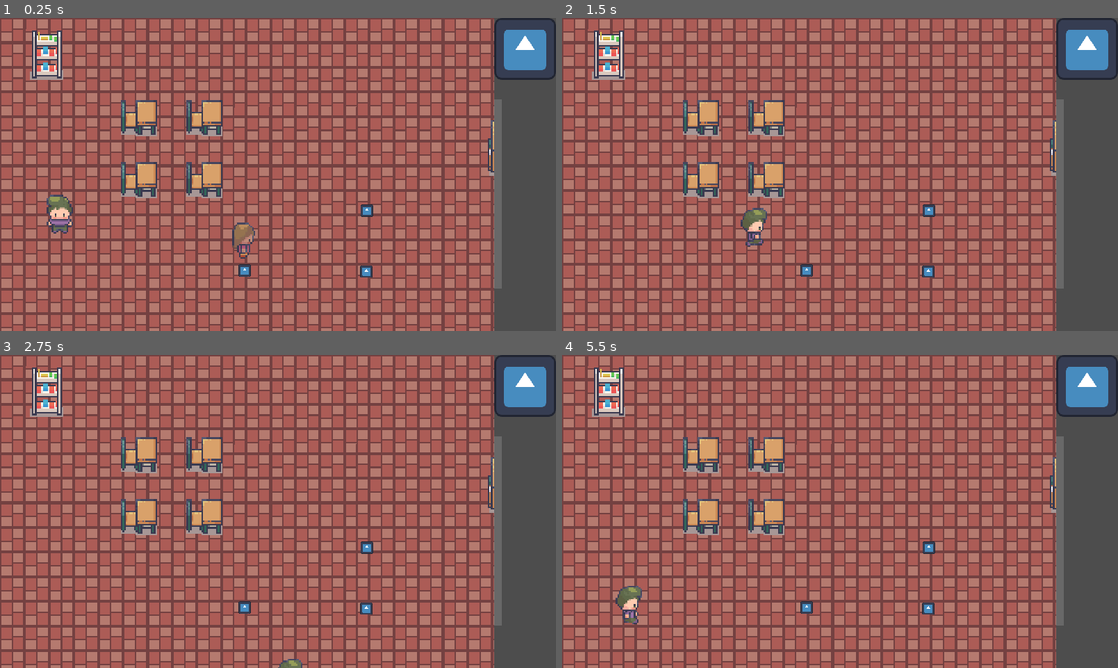
Above: before the commit, frames 1-4 (two rows, left to right).
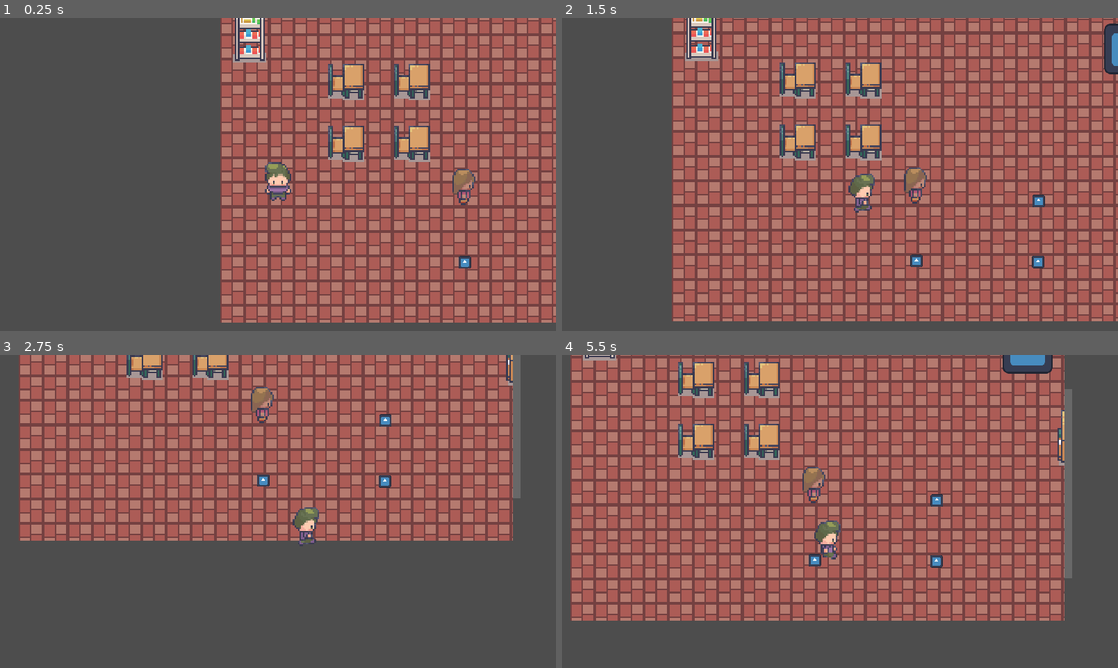
Above: after the commit, the same moments.

Repository: kutayzku/te-ipsum-invenire-game
Game: Godot game, scene res://v0.tscn
Same seed, same stepped clock (60 frames per second), same inputs: the game is played once before the commit and once after it. The engine's default icon, where the game draws it, is replaced by a stand-in: a white triangle on a blue panel in a dark square.
Inputs:
- Up to frame 1 (0.25 s): no input
- Up to frame 2 (1.5 s): hold Right (ui_right) 0.53-1.28 s; hold Down (ui_down) from 1.28 s (still down)
- Up to frame 3 (2.75 s): release Down (ui_down) at 2.03 s; hold Right (ui_right) from 2.03 s (still down)
- Up to frame 4 (5.5 s): release Right (ui_right) at 2.78 s; hold Up (ui_up) 2.78-3.53 s; hold Left (ui_left) 3.53-5.03 s; hold Down (ui_down) from 5.03 s (still down)

The runs differ from the first frame. In frame 1, 89% of the frame differs, in the area x 0-100%, y 0-100%; in frame 2, 64%; in frame 3, 80%; in frame 4, 76%.

Commit message:
npc  move yapılacak
o yeeeeeee ???!!!

Diff:
--- a/Characters/Player/player.gd
+++ b/Characters/Player/player.gd
@@ -61,5 +61,5 @@
 			animatonPlayer.play("IdleDown")
 			velocity = velocity.move_toward(Vector2.ZERO, FRICTION * delta)
 
-	print(velocity)
+	#print(velocity)
 	move_and_slide()
--- a/Characters/Player/player.tscn
+++ b/Characters/Player/player.tscn
@@ -180,7 +180,7 @@
 script = ExtResource("1_jpoot")
 
 [node name="Sprite2D" type="Sprite2D" parent="."]
-position = Vector2(4, -1)
+position = Vector2(0.200013, -51.9227)
 scale = Vector2(3.4, 3.50483)
 texture = ExtResource("2_txdww")
 hframes = 24
@@ -188,8 +188,7 @@
 frame = 3
 
 [node name="CollisionShape2D" type="CollisionShape2D" parent="."]
-visible = false
-position = Vector2(4, 41)
+position = Vector2(0, -8)
 rotation = 1.5708
 shape = SubResource("CapsuleShape2D_jbcj1")
 
@@ -198,3 +197,14 @@
 libraries = {
 "": SubResource("AnimationLibrary_ag6fp")
 }
+
+[node name="Camera2D" type="Camera2D" parent="."]
+position = Vector2(0, -51)
+position_smoothing_enabled = true
+position_smoothing_speed = 10.0
+drag_horizontal_enabled = true
+drag_vertical_enabled = true
+drag_left_margin = 0.05
+drag_top_margin = 0.05
+drag_right_margin = 0.05
+drag_bottom_margin = 0.05
--- a/Characters/dnm NPC/npc_oc_hoca.gd
+++ b/Characters/dnm NPC/npc_oc_hoca.gd
@@ -1,7 +1,22 @@
 extends CharacterBody2D
 
-@export var patrol_direction : Node2D
+var mov_speed = 50.0
+@export var target : Node2D = null
+@onready var navigation_agent_2d: NavigationAgent2D = $NavigationAgent2D
+
+func _ready():
+	call_deferred("hoca_setup")
+
+
+func hoca_setup():
+	await get_tree().physics_frame
+	if target:
+		navigation_agent_2d.target_position = target.global_position
 
 func _physics_process(delta):
-	velocity = patrol_direction.direction * 200
+	if navigation_agent_2d.is_navigation_finished():
+		return
+	var current_agent_pos = navigation_agent_2d.get_next_path_position()
+	var next_path_pos = navigation_agent_2d.get_next_path_position()
+	velocity = current_agent_pos.direction_to(next_path_pos) * mov_speed
 	move_and_slide()
--- a/Characters/dnm NPC/npc_oc_hoca.tscn
+++ b/Characters/dnm NPC/npc_oc_hoca.tscn
@@ -1,27 +1,25 @@
-[gd_scene load_steps=5 format=3 uid="uid://c1q6uuo5ftouh"]
+[gd_scene load_steps=4 format=3 uid="uid://c1q6uuo5ftouh"]
 
 [ext_resource type="Script" path="res://Characters/dnm NPC/npc_oc_hoca.gd" id="1_4pq35"]
 [ext_resource type="Texture2D" uid="uid://3pmrd745260b" path="res://Characters/dnm NPC/Amelia_idle_16x16.png" id="1_o8ev2"]
-[ext_resource type="PackedScene" uid="uid://d4exvr4yd0yyd" path="res://Characters/dnm NPC/patrol.tscn" id="2_45r5g"]
 
-[sub_resource type="CapsuleShape2D" id="CapsuleShape2D_6ew0l"]
-radius = 16.0
-height = 38.0
+[sub_resource type="CapsuleShape2D" id="CapsuleShape2D_pm4i6"]
+height = 22.0
 
-[node name="NPC OC HOCA" type="CharacterBody2D" node_paths=PackedStringArray("patrol_direction")]
-position = Vector2(528, 208)
+[node name="NPC OC HOCA" type="CharacterBody2D"]
+position = Vector2(533, 208)
 script = ExtResource("1_4pq35")
-patrol_direction = NodePath("patrol")
 
 [node name="Sprite2D" type="Sprite2D" parent="."]
+position = Vector2(1.20001, -44.6)
 scale = Vector2(3.4, 3.4)
 texture = ExtResource("1_o8ev2")
 hframes = 4
 
 [node name="CollisionShape2D" type="CollisionShape2D" parent="."]
-position = Vector2(-1, 39)
-rotation = 1.5708
-shape = SubResource("CapsuleShape2D_6ew0l")
+position = Vector2(0, 7.62939e-06)
+rotation = -1.57079
+shape = SubResource("CapsuleShape2D_pm4i6")
 
-[node name="patrol" parent="." instance=ExtResource("2_45r5g")]
-group_name = "Oc hoca"
+[node name="NavigationAgent2D" type="NavigationAgent2D" parent="."]
+debug_enabled = true
--- a/Interiors/Save Branch/sıra.tscn
+++ b/Interiors/Save Branch/sıra.tscn
@@ -8,11 +8,12 @@
 [node name="sıra 1 Sıralar" type="StaticBody2D"]
 
 [node name="masa sprite" type="Sprite2D" parent="."]
+position = Vector2(37.4, 37.4)
 scale = Vector2(1.7, 1.7)
 texture = ExtResource("1_wtgom")
 region_enabled = true
 region_rect = Rect2(78, 1282, 44, 44)
 
 [node name="CollisionShape2D" type="CollisionShape2D" parent="."]
-position = Vector2(0, 0.28125)
+position = Vector2(37.4, 37.6812)
 shape = SubResource("RectangleShape2D_3apq6")
--- a/v0.tscn
+++ b/v0.tscn
@@ -17,6 +17,7 @@
 b = Vector2(0, 392)
 
 [node name="World" type="Node2D"]
+y_sort_enabled = true
 
 [node name="Floor" type="TextureRect" parent="."]
 offset_right = 1024.0
@@ -25,8 +26,10 @@
 stretch_mode = 1
 
 [node name="Icon" type="Sprite2D" parent="."]
-position = Vector2(1088, 64)
+position = Vector2(896, 32)
+scale = Vector2(0.8125, 0.8125)
 texture = ExtResource("1_l2qk6")
+centered = false
 
 [node name="dış duvar dnm" type="StaticBody2D" parent="."]
 position = Vector2(1446, 32)
@@ -35,7 +38,7 @@
 polygon = PackedVector2Array(680, 112, 72, 120, 72, 520, 672, 504, 674, 291, 680, 112, 792, 112, 784, 288, 776, 504, 776, 552, 512, 560, 32, 568, 32, 72, 680, 64)
 
 [node name="Sıra 1 and all" parent="." instance=ExtResource("4_jsttu")]
-position = Vector2(288, 208)
+position = Vector2(224, 112)
 
 [node name="Sıra 2" parent="Sıra 1 and all" instance=ExtResource("4_jsttu")]
 position = Vector2(0, 128)
@@ -61,17 +64,17 @@
 shape = SubResource("RectangleShape2D_cxepv")
 
 [node name="raf" type="StaticBody2D" parent="."]
-position = Vector2(95, 76)
+position = Vector2(61, 60)
 
 [node name="raf" type="Sprite2D" parent="raf"]
-position = Vector2(2, 1)
+position = Vector2(0.500063, -2.07134)
 scale = Vector2(1.64286, 1.64286)
 texture = ExtResource("4_dgq0s")
 region_enabled = true
 region_rect = Rect2(204, 594, 42, 62)
 
 [node name="CollisionShape2D" type="CollisionShape2D" parent="raf"]
-position = Vector2(2, 25.5)
+position = Vector2(0.500065, 22.4287)
 shape = SubResource("RectangleShape2D_tu0lc")
 
 [node name="wall" type="StaticBody2D" parent="."]
@@ -85,8 +88,9 @@
 [node name="CollisionShape2D" type="CollisionShape2D" parent="wall"]
 shape = SubResource("SegmentShape2D_wgsy5")
 
-[node name="NPC OC HOCA" parent="." instance=ExtResource("6_7wdrr")]
+[node name="NPC OC HOCA" parent="." node_paths=PackedStringArray("target") instance=ExtResource("6_7wdrr")]
 position = Vector2(504, 394)
+target = NodePath("../Player")
 
 [node name="Marker2D" type="Marker2D" parent="." groups=["Oc hoca"]]
 position = Vector2(507, 523)
@@ -111,3 +115,5 @@
 
 [node name="Player" parent="." instance=ExtResource("4_f6m1a")]
 position = Vector2(120, 392)
+
+[connection signal="ready" from="NPC OC HOCA" to="NPC OC HOCA" method="_on_ready"]
